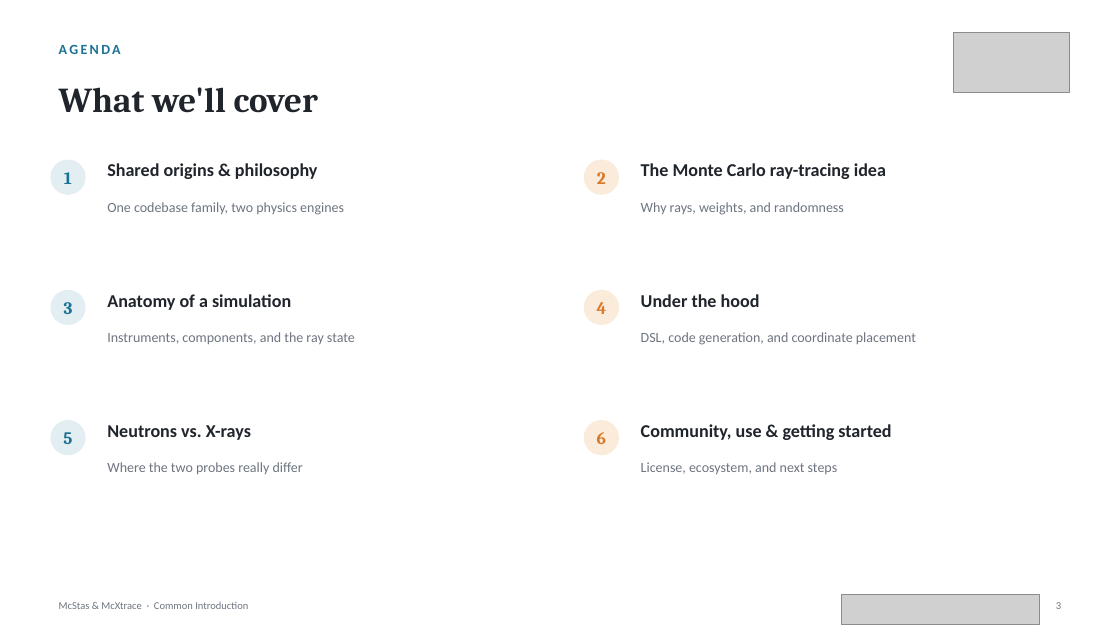
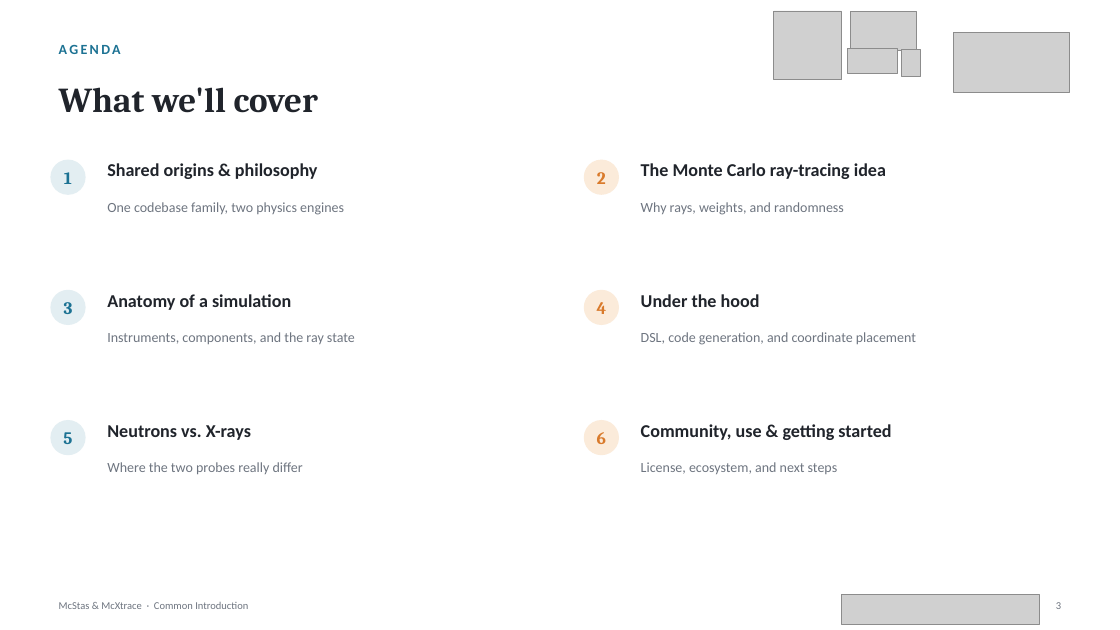
Before and after one commit to mccode-dev/PaNRAID, a slide deck: slide 3 of 21_September_Monday/02_Intro_and_General_Concepts/02_McStas_McXtrace_Common_Introduction.pptx. Drawn at 1120x630 pixels with LibreOffice and Linux fonts; fonts in the diff are those of the drawing; grey boxes stand for pictures. Boxes give left, top, right and bottom in pixels: in the first picture for what was removed or moved away, otherwise in the second. Text is boxed around its words. In the diff, an @@ line names an element or a change of style, - is before the commit and + after.

```diff
--- a/21_September_Monday/02_Intro_and_General_Concepts/02_McStas_McXtrace_Common_Introduction.pptx
+++ b/21_September_Monday/02_Intro_and_General_Concepts/02_McStas_McXtrace_Common_Introduction.pptx
@@ group added at <box>774,11,920,80</box>: 4 pictures @@
```
Also in this commit, not shown: 6 other slides changed, 1 other file.
